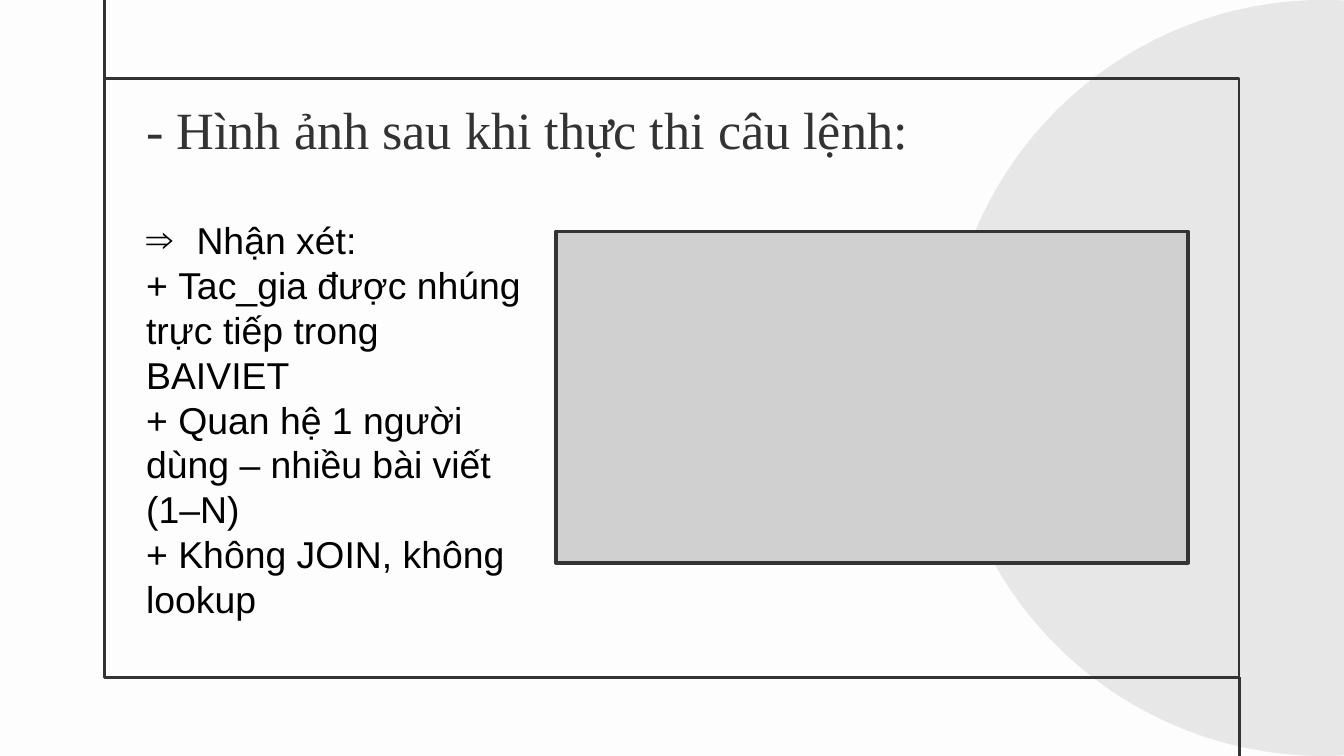
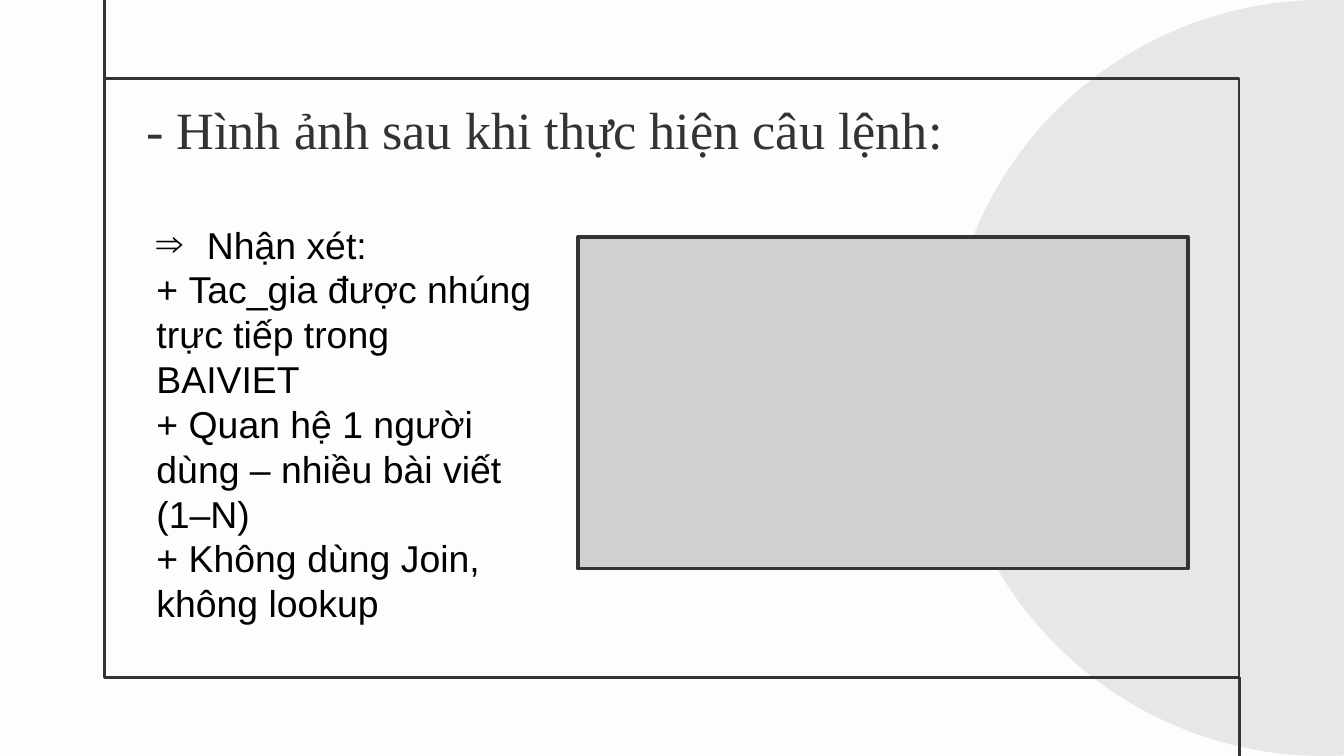
Before and after one commit to tannguyen2k5/csn-da23tta-nguyenduytan-newsblog-mongodb, a slide deck: slide 8 of thesis/abs/slide_thuyet_trinh.pptx. Drawn at 1344x756 pixels with LibreOffice and Linux fonts; fonts in the diff are those of the drawing; grey boxes stand for pictures. Boxes give left, top, right and bottom in pixels: in the first picture for what was removed or moved away, otherwise in the second. Text is boxed around its words. In the diff, an @@ line names an element or a change of style, - is before the commit and + after.

```diff
--- a/thesis/abs/slide_thuyet_trinh.pptx
+++ b/thesis/abs/slide_thuyet_trinh.pptx
@@ title at box(177, 112, 942, 158): text changed @@
-- Hình ảnh sau khi thực thi câu lệnh:
+- Hình ảnh sau khi thực hiện câu lệnh:
@@ text "Nhận xét:": place and size @@
-text "Nhận xét:" at box(146, 226, 521, 576)
+text "Nhận xét:" at box(156, 231, 531, 580)
@@ picture: place and size @@
-picture at box(556, 231, 1188, 563)
+picture at box(578, 238, 1188, 570)
@@ text at box(189, 544, 480, 580): text changed @@
-+ Không JOIN, không lookup
++ Không dùng Join, không lookup
```
Also in this commit, not shown: 10 other slides changed.
